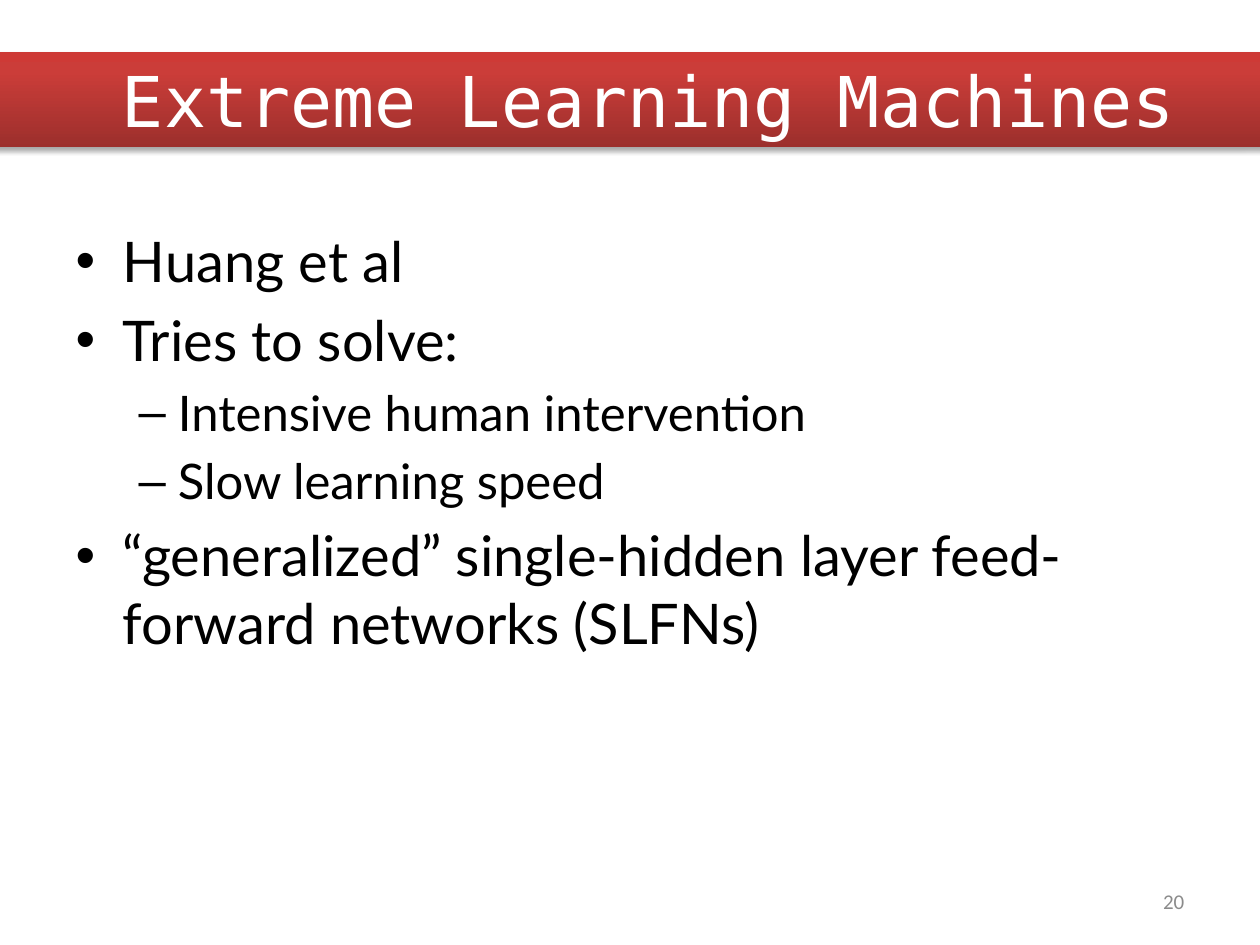
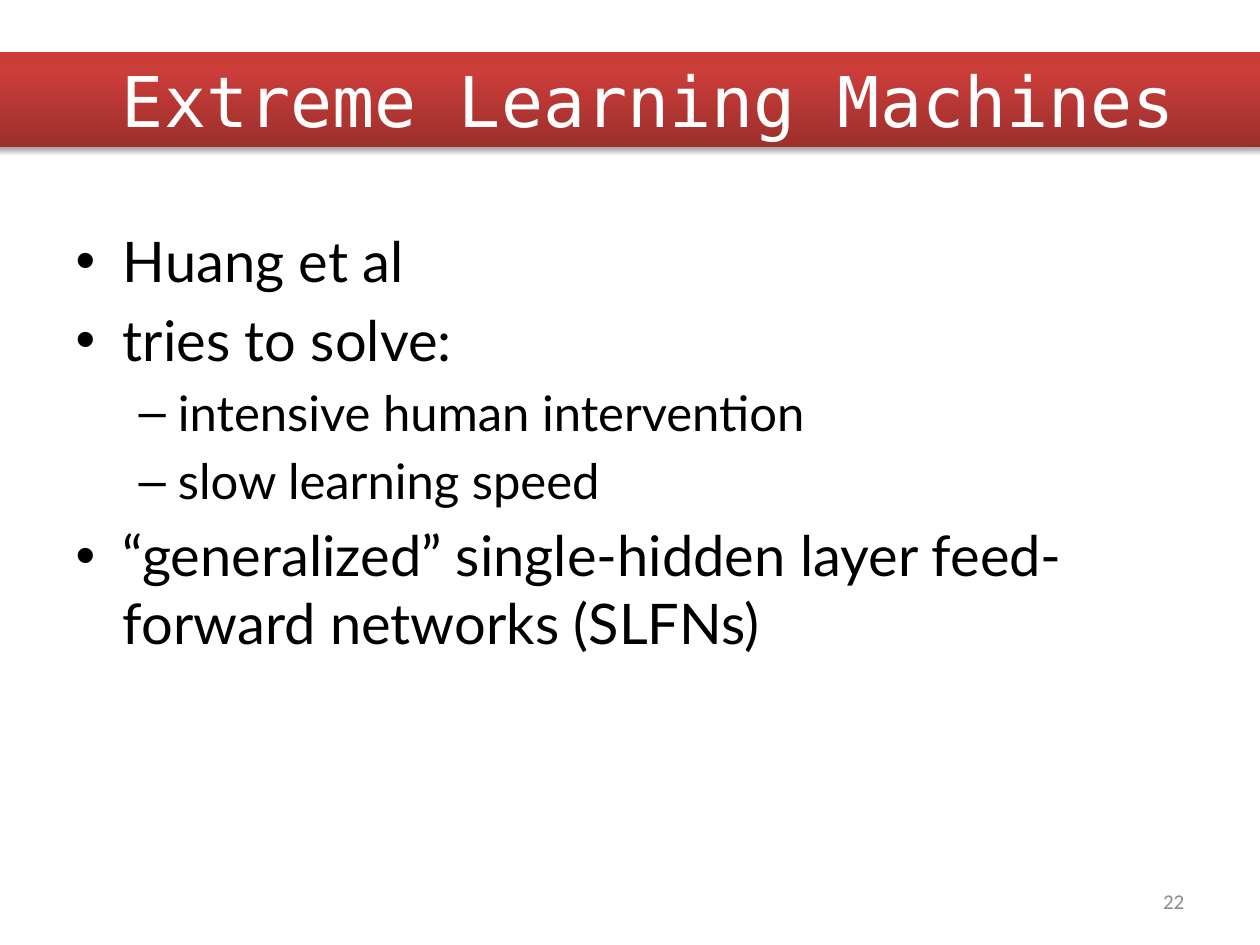
Before and after one commit to dorooobu/Tomato-Classification, a slide deck: slide 22 of Documents/First Presentation.pptx (slide 20 before the commit). Drawn at 1260x945 pixels with LibreOffice and Linux fonts; fonts in the diff are those of the drawing; background and template pictures are left out. Boxes give left, top, right and bottom in pixels: in the first picture for what was removed or moved away, otherwise in the second. Text is boxed around its words. In the diff, an @@ line names an element or a change of style, - is before the commit and + after.

```diff
--- a/Documents/First Presentation.pptx
+++ b/Documents/First Presentation.pptx
@@ text at bbox=[123, 319, 804, 508]: text changed @@
-• Tries to solve:
-  – Intensive human intervention
-  – Slow learning speed
+• tries to solve:
+  – intensive human intervention
+  – slow learning speed
@@ page number at bbox=[1163, 895, 1184, 909]: text changed @@
-20
+22
```
Also in this commit, not shown: 17 other slides changed, 2 slides added.
